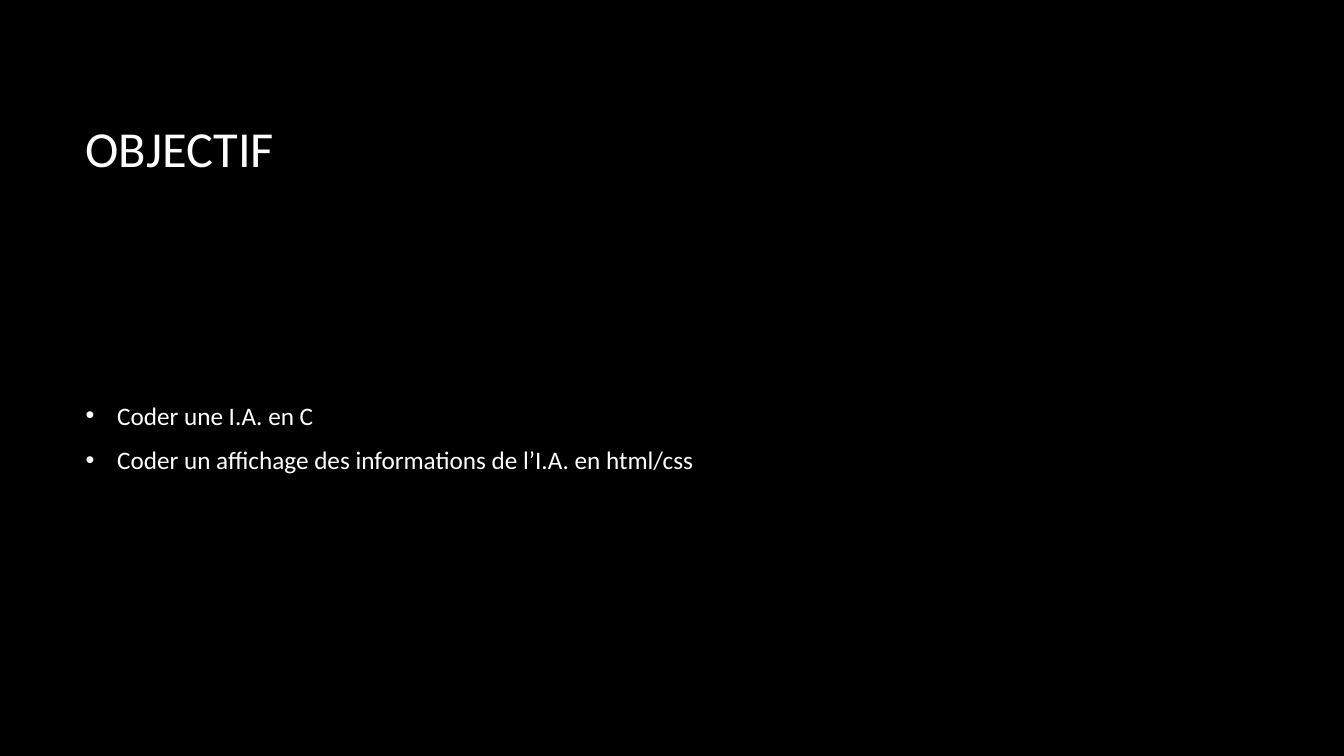
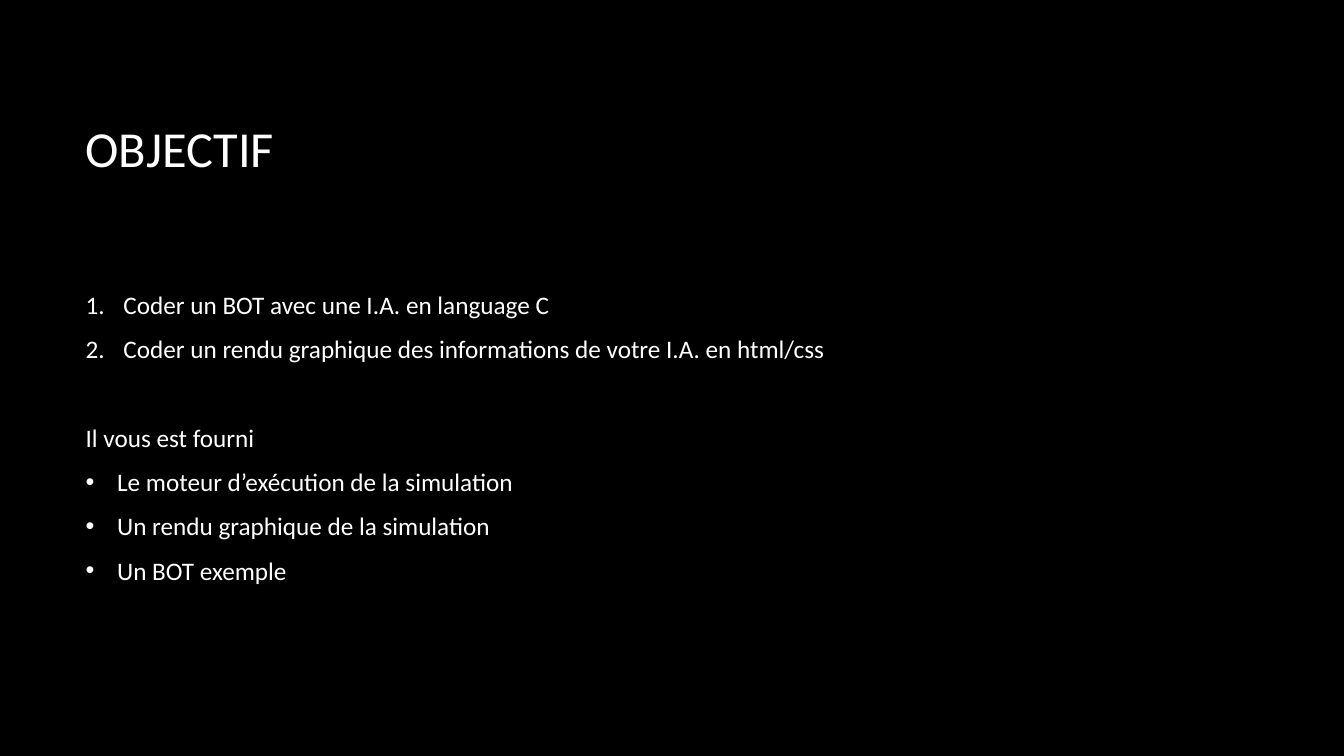
Before and after one commit to BorisFR/BattleIA, a slide deck: slide 3 of Battle IA.pptx (slide 2 before the commit). Drawn at 1344x756 pixels with LibreOffice and Linux fonts; fonts in the diff are those of the drawing; background and template pictures are left out. Boxes give left, top, right and bottom in pixels: in the first picture for what was removed or moved away, otherwise in the second. Text is boxed around its words. In the diff, an @@ line names an element or a change of style, - is before the commit and + after.

```diff
--- a/Battle IA.pptx
+++ b/Battle IA.pptx
@@ text at bbox=[86, 296, 824, 584]: text changed @@
-• Coder une I.A. en C
-• Coder un affichage des informations de l’I.A. en html/css
+1. Coder un BOT avec une I.A. en language C
+2. Coder un rendu graphique des informations de votre I.A. en html/css
+Il vous est fourni
+• Le moteur d’exécution de la simulation
+• Un rendu graphique de la simulation
+• Un BOT exemple
```
Also in this commit, not shown: 8 other slides changed, 2 slides added, 11 other files.
